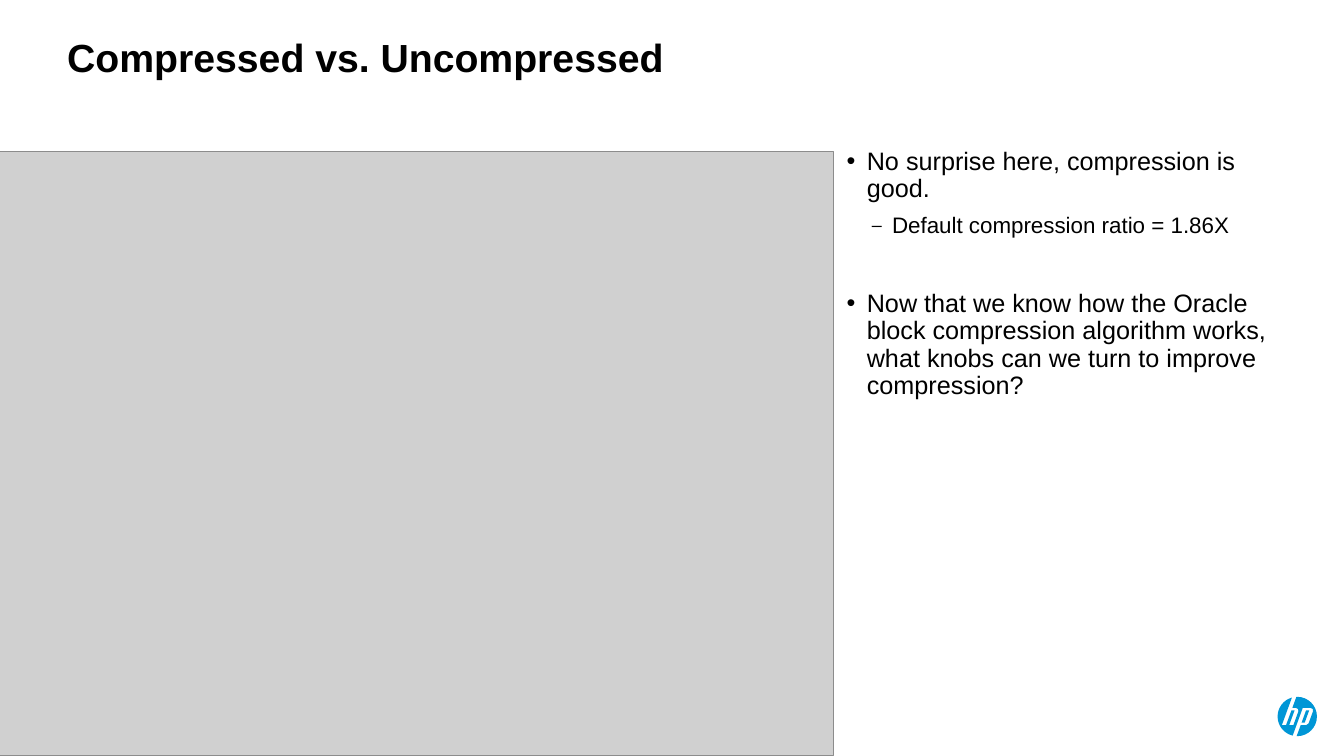
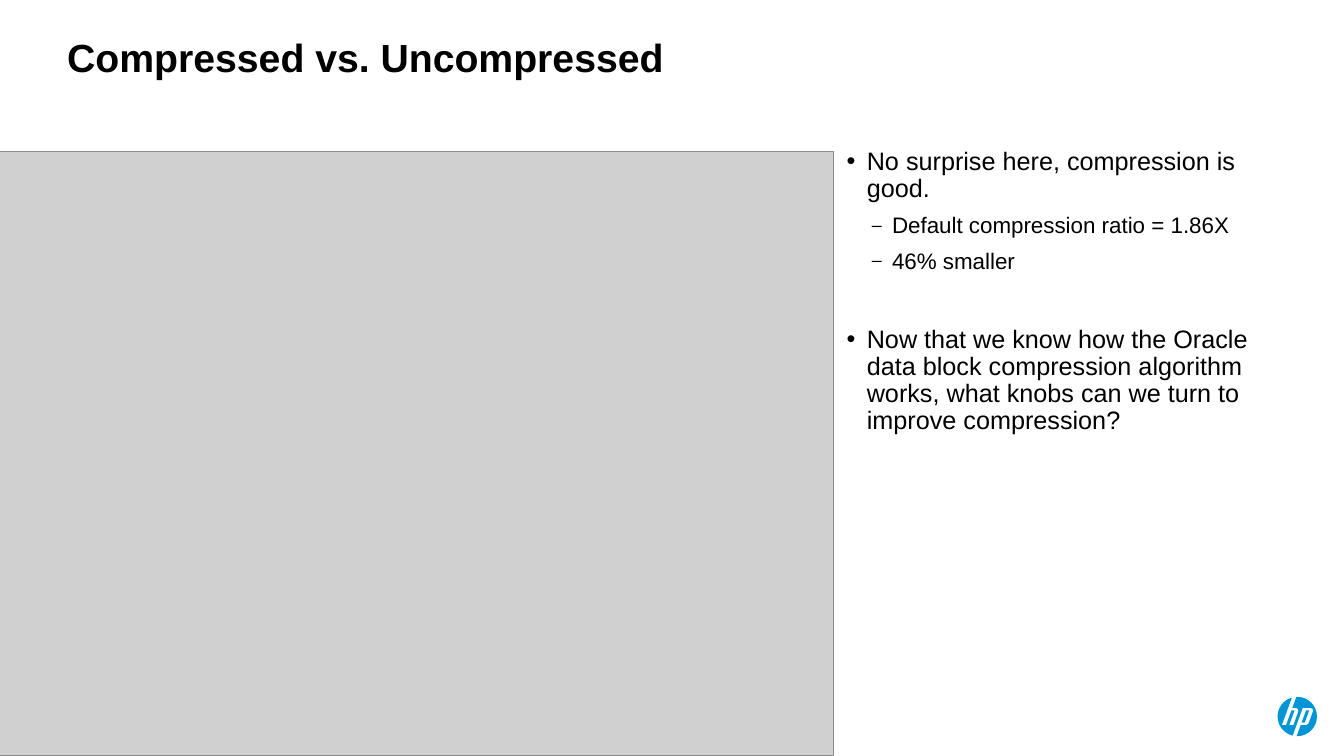
Before and after one commit to Dyland28/HP-Data-Compression, a slide deck: slide 16 of compression_sand_weiss_hotsos_2018.pptx (slide 13 before the commit). Drawn at 1344x756 pixels with LibreOffice and Linux fonts; fonts in the diff are those of the drawing; grey boxes stand for pictures. Boxes give left, top, right and bottom in pixels: in the first picture for what was removed or moved away, otherwise in the second. Text is boxed around its words. In the diff, an @@ line names an element or a change of style, - is before the commit and + after.

```diff
--- a/compression_sand_weiss_hotsos_2018.pptx
+++ b/compression_sand_weiss_hotsos_2018.pptx
@@ text at [867, 252, 1247, 435]: text changed @@
-• Now that we know how the Oracle block compression algorithm works, what knobs can we turn to improve compression?
+  – 46% smaller
+• Now that we know how the Oracle data block compression algorithm works, what knobs can we turn to improve compression?
```
Also in this commit, not shown: 4 other slides changed, 4 slides added, 1 slide removed.
